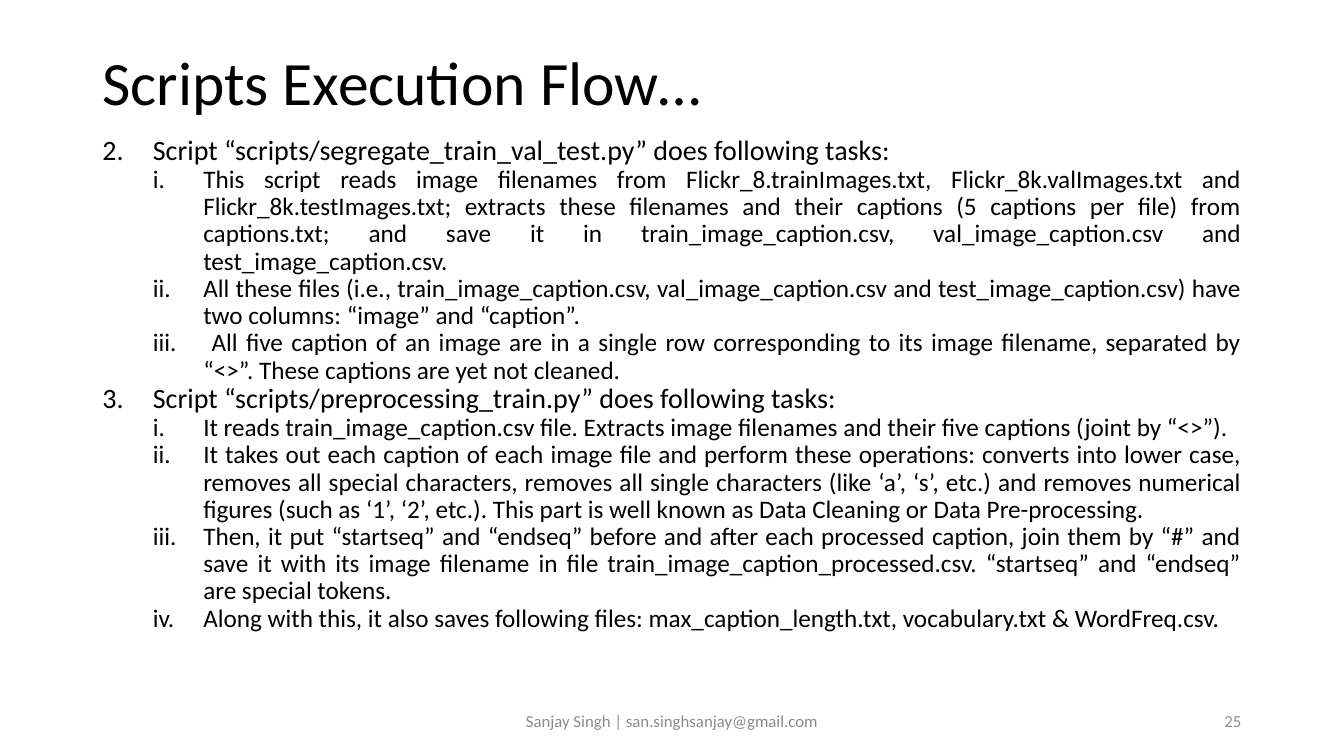
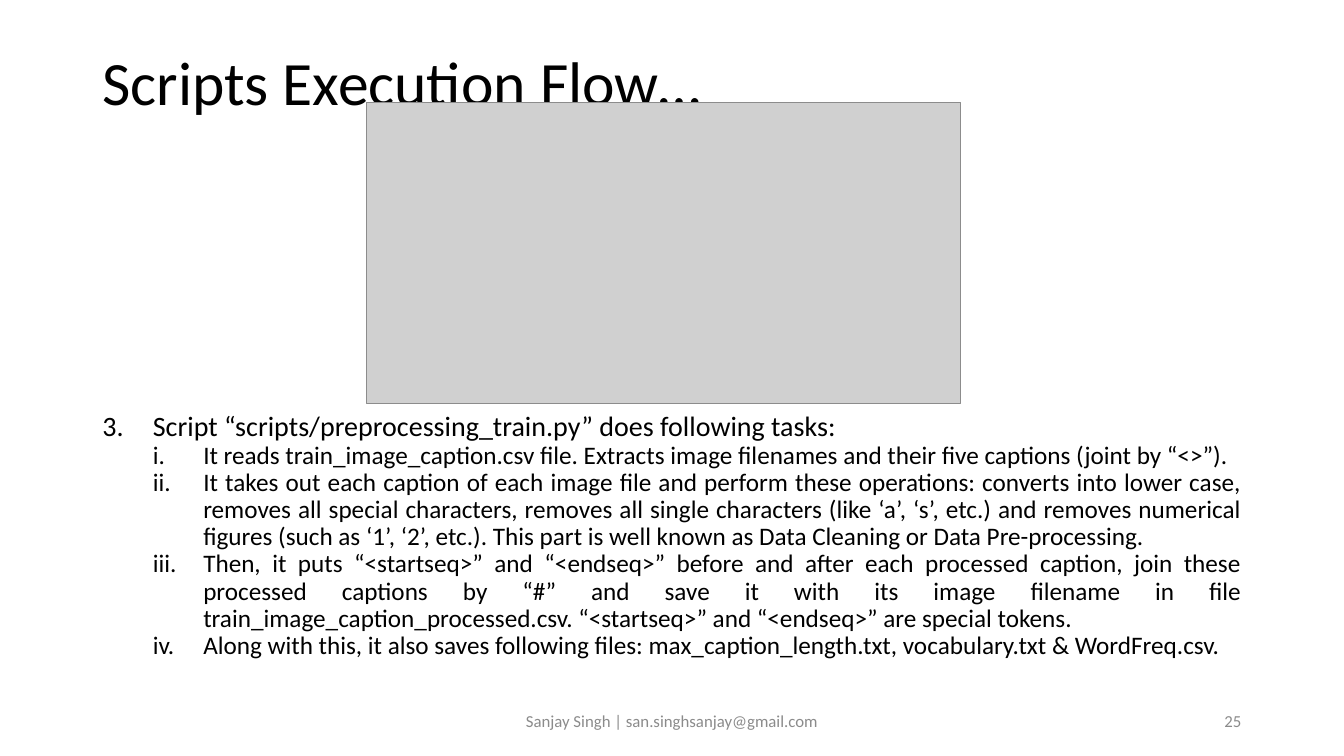
Before and after one commit to sansinghsanjay/Flickr8k_ImageCaptioning_AttentionMechanism, a slide deck: slide 25 of readme.pptx. Drawn at 1344x756 pixels with LibreOffice and Linux fonts; fonts in the diff are those of the drawing; grey boxes stand for pictures. Boxes give left, top, right and bottom in pixels: in the first picture for what was removed or moved away, otherwise in the second. Text is boxed around its words. In the diff, an @@ line names an element or a change of style, - is before the commit and + after.

```diff
--- a/readme.pptx
+++ b/readme.pptx
@@ picture added at (366, 103, 961, 403) @@
@@ text at (153, 140, 1241, 383): paragraphs removed @@
-2. Script “scripts/segregate_train_val_test.py” does following tasks:
-  i. This script reads image filenames from Flickr_8.trainImages.txt, Flickr_8k.valImages.txt and Flickr_8k.testImages.txt; extracts these filenames and their captions (5 captions per file) from captions.txt; and save it in train_image_caption.csv, val_image_caption.csv and test_image_caption.csv.
-  ii. All these files (i.e., train_image_caption.csv, val_image_caption.csv and test_image_caption.csv) have two columns: “image” and “caption”.
-  iii. All five caption of an image are in a single row corresponding to its image filename, separated by “<>”. These captions are yet not cleaned.
@@ text at (203, 554, 1241, 632): text changed @@
-  iii. Then, it put “startseq” and “endseq” before and after each processed caption, join them by “#” and save it with its image filename in file train_image_caption_processed.csv. “startseq” and “endseq” are special tokens.
+  iii. Then, it puts “<startseq>” and “<endseq>” before and after each processed caption, join these processed captions by “#” and save it with its image filename in file train_image_caption_processed.csv. “<startseq>” and “<endseq>” are special tokens.
```
Also in this commit, not shown: 8 other slides changed, 7 other files.
